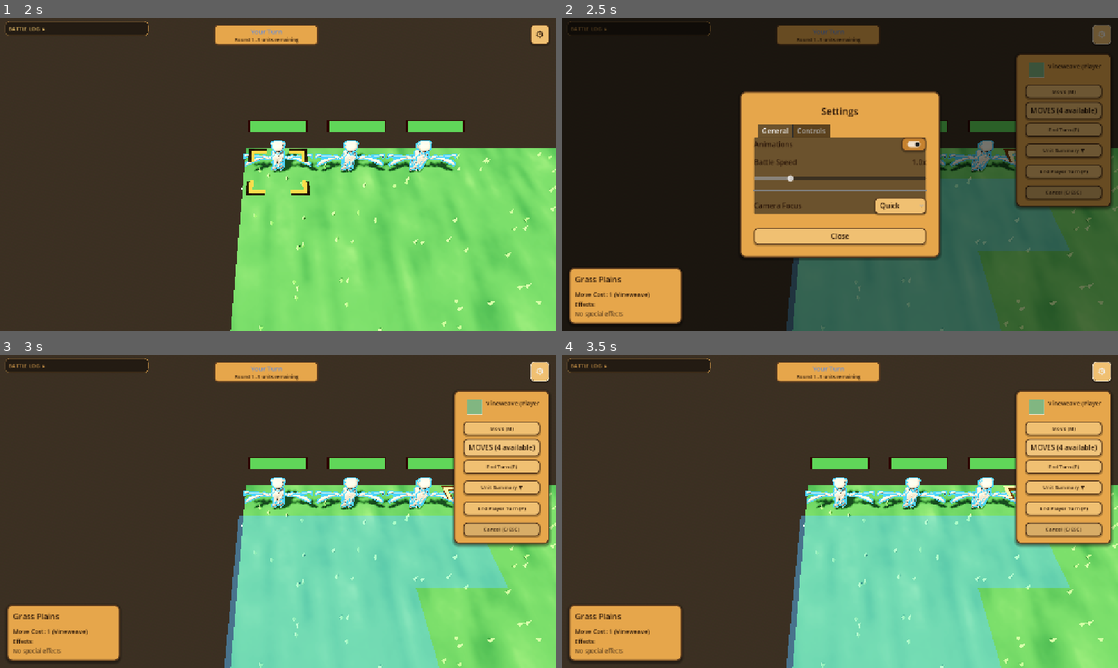
Above: before the commit, frames 1-4 (two rows, left to right).
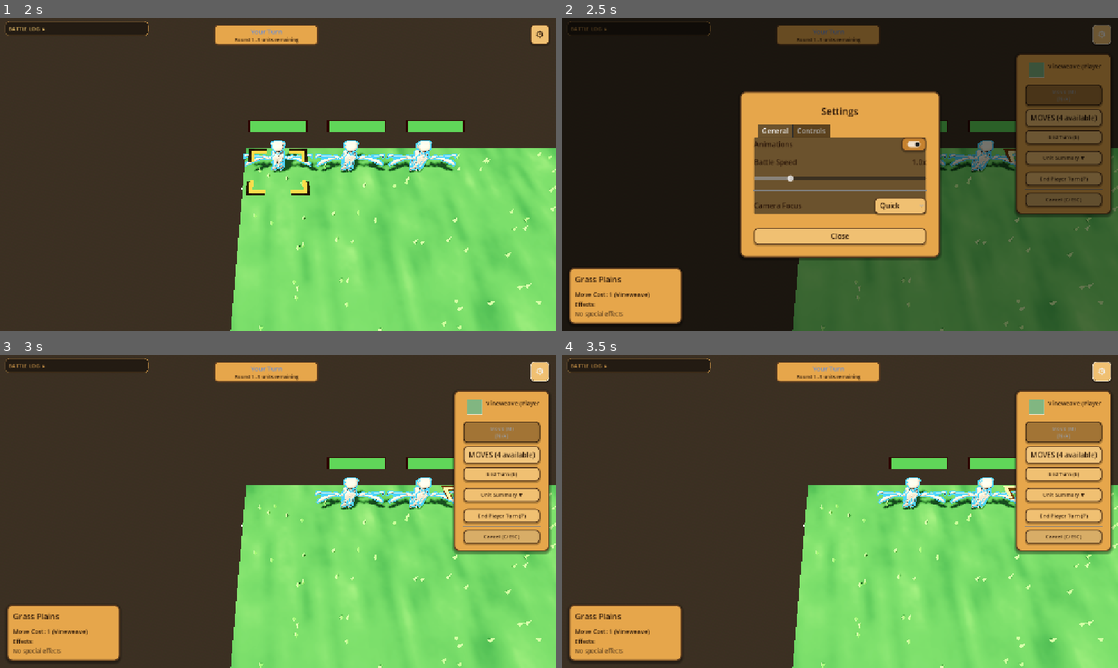
Above: after the commit, the same moments.

Repository: K-ennethA/Conquest
Game: Godot game, scene res://game/world/GameWorld.tscn
The game is run twice, just before and just after one commit, with the same random seed, the same clock (stepped at 60 frames per second) and the same inputs. This scene is started directly instead of the project's main scene.
Inputs (mouse positions are in pixels of both pictures, inside the frame that each line leads up to):
- Up to frame 1 (2 s): click "⚙" at 0.5 s; click "BATTLE LOG ▸" at 1.25 s
- Up to frame 2 (2.5 s): tap Enter (confirm) at 2 s; move the mouse to (962, 158) at 2.02 s; hold Right (cursor_right) from 2.03 s (still down); tap S (camera_pan_down) at 2.1 s; click (962, 158) at 2.17 s; tap Space at 2.27 s
- Up to frame 3 (3 s): release Right (cursor_right) at 2.75 s; click "MOVES (4 available)" at 2.75 s
- Up to frame 4 (3.5 s): no input

Frame 1 is identical in both runs. In frame 2, 15% of the frame differs, in the area x 40-99%, y 21-100%; in frame 3, 25%, in the area x 40-100%, y 21-100%; in frame 4, 25%.

Commit message:
feat(movement): walk through allies; add ThreatResolver (danger zone / attack fringe)
MovementResolver: GROUND/FLYING movers may path through cells held only by
allies of the mover (board.are_allies), never through enemies, and still
cannot stop on any occupied cell. No mover / no allegiance query keeps the
old any-occupant-blocks rule.

ThreatResolver: pure, board-agnostic threat computation -- stand cells
(reachable + origin), offensive moves usable next turn, per-move aim cells
(effective range, high-ground bonus, melee over stair links, LOS, area
footprints), per-unit {move, attack, fringe} and the combined danger zone.

Co-Authored-By: Claude Opus 5.5 <noreply@anthropic.com>
Claude-Session: https://claude.ai/code/session_0162bpEGUe9eHwfx1BhGZr9d

Diff:
--- /dev/null
+++ b/game/combat/ThreatResolver.gd
@@ -0,0 +1,194 @@
+extends RefCounted
+class_name ThreatResolver
+
+## THREAT RANGES -- "where could this unit hit next turn?" (Fire Emblem's danger zone,
+## the red attack fringe around a selected unit's blue move range).
+##
+## For a unit: every cell it could STAND on this turn (its [MovementResolver]
+## reachable set PLUS its own cell), and from each of those every cell one of its
+## OFFENSIVE moves could legally be aimed at (its effective max range, height bonus
+## and melee-over-a-stair included -- [method TargetingPattern.in_reach] -- and line
+## of sight where the pattern needs it). Area moves also count the cells their
+## footprint would cover from that aim.
+##
+## Pure (reads the board, mutates nothing) and board-agnostic: any board that
+## satisfies [MovementResolver]'s duck-typed interface works, so the whole thing is
+## unit-testable against a mock. Cells are [Vector3i](col, row, floor) -- see [Cells].
+##
+## Deliberately NOT modelled (a danger zone is a planning aid, not a proof): the
+## pattern's situational constraints ([member TargetingPattern.requires_empty_cell] /
+## [member TargetingPattern.requires_adjacent_enemy]) and whether a target would
+## actually be standing there -- only reach is shown.
+
+## Offensive moves [param unit] could use on its NEXT turn: moves whose (mode-aware)
+## effects include a [DamageEffect], aimed at enemies / any unit / tiles (not SELF or
+## ALLY), that still have charges and are off cooldown by then (remaining <= 1).
+static func offensive_moves(unit) -> Array[MoveResource]:
+	var out: Array[MoveResource] = []
+	if unit == null or not unit.has_method("get_moveset"):
+		return out
+	var controller = unit.get_moveset_controller() if unit.has_method("get_moveset_controller") else null
+	for move in unit.get_moveset():
+		if move == null:
+			continue
+		var pattern: TargetingPattern = move.targeting_for(unit)
+		if pattern == null:
+			continue
+		if pattern.target_kind == CombatTypes.TargetKind.SELF or pattern.target_kind == CombatTypes.TargetKind.ALLY:
+			continue
+		var deals_damage := false
+		for e in move.effects_for(unit):
+			if e is DamageEffect:
+				deals_damage = true
+				break
+		if not deals_damage:
+			continue
+		if controller != null:
+			if controller.has_method("uses_left") and int(controller.uses_left(move)) == 0:
+				continue
+			if controller.has_method("remaining") and int(controller.remaining(move)) > 1:
+				continue
+		out.append(move)
+	return out
+
+
+## Cells [param unit] can stand on: its reachable set plus its own cell (first).
+## [param respect_turn_state] = true uses only its current cell once it has already
+## moved this turn (can_move() false) -- right for a friendly unit's live fringe.
+## false (the danger-zone default) assumes a fresh turn: full movement.
+static func stand_cells(unit, board, respect_turn_state: bool = false) -> Array[Vector3i]:
+	var out: Array[Vector3i] = []
+	if unit == null or board == null:
+		return out
+	var origin: Vector3i = board.cell_of(unit)
+	out.append(origin)
+	if respect_turn_state and unit.has_method("can_move") and not unit.can_move():
+		return out
+	var profile = unit.get_movement_profile() if unit.has_method("get_movement_profile") else null
+	if profile == null:
+		return out
+	for c in MovementResolver.new().reachable_cells(origin, profile, board, unit):
+		out.append(c)
+	return out
+
+
+## Every cell [param move] could affect when [param unit] stands on [param stand]:
+## the legal aim cells plus, for an area pattern, each aim's footprint. Aims into
+## the air on an upper floor, or off the board, are skipped.
+static func move_threat_from(stand: Vector3i, move: MoveResource, unit, board, into: Dictionary = {}) -> Dictionary:
+	var pattern: TargetingPattern = move.targeting_for(unit)
+	if pattern == null:
+		return into
+	var bonus := MoveResource.range_bonus_of(unit)
+	var reach: int = pattern.effective_max_range(bonus) + Elevation.HIGH_GROUND_RANGE_BONUS
+	var floors := _floor_count(board)
+	var area := pattern.area_shape != CombatTypes.AreaShape.SINGLE
+	for f in range(floors):
+		var r: int = reach - absi(f - stand.z)
+		if r < 0:
+			continue
+		for dx in range(-r, r + 1):
+			var span: int = r - absi(dx)
+			for dy in range(-span, span + 1):
+				var aim := Vector3i(stand.x + dx, stand.y + dy, f)
+				if not area and into.has(aim):
+					continue  # already threatened -- skip the (costlier) legality test
+				if not _aimable(board, aim):
+					continue
+				if not pattern.in_reach(stand, aim, board, bonus):
+					continue
+				if pattern.needs_line_of_sight(stand, aim) and not _linked_melee(pattern, stand, aim, board) \
+						and not LineOfSight.has_line_of_sight(board, stand, aim, true):
+					continue
+				if area:
+					for c in pattern.resolve_cells(stand, aim):
+						if _aimable(board, c):
+							into[c] = true
+				else:
+					into[aim] = true
+	return into
+
+
+## The full threat picture for one unit:
+##   "move"   : Array[Vector3i] -- cells it can stand on (its own cell first)
+##   "attack" : Array[Vector3i] -- every cell it could hit from any of those
+##   "fringe" : Array[Vector3i] -- attack cells it cannot stand on (the red border)
+## All sorted with [method Cells.less]. See [method stand_cells] for
+## [param respect_turn_state].
+static func unit_threat(unit, board, respect_turn_state: bool = false) -> Dictionary:
+	var stands := stand_cells(unit, board, respect_turn_state)
+	var hit := {}
+	var moves := offensive_moves(unit)
+	for s in stands:
+		for m in moves:
+			move_threat_from(s, m, unit, board, hit)
+	var stand_set := {}
+	for s in stands:
+		stand_set[s] = true
+	var attack: Array[Vector3i] = []
+	var fringe: Array[Vector3i] = []
+	for c in hit.keys():
+		attack.append(c)
+		if not stand_set.has(c):
+			fringe.append(c)
+	attack.sort_custom(Cells.less)
+	fringe.sort_custom(Cells.less)
+	return { "move": stands, "attack": attack, "fringe": fringe }
+
+
+## Union of the attack cells of every unit in [param units] (the DANGER ZONE when
+## given all hostile units). Sorted with [method Cells.less].
+static func combined_threat(units: Array, board) -> Array[Vector3i]:
+	var hit := {}
+	for u in units:
+		if u == null or not _alive(u):
+			continue
+		for c in unit_threat(u, board)["attack"]:
+			hit[c] = true
+	var out: Array[Vector3i] = []
+	for c in hit.keys():
+		out.append(c)
+	out.sort_custom(Cells.less)
+	return out
+
+
+## Living units on [param board] for which [param is_hostile](unit) is true. Used to
+## pick the danger-zone units (e.g. "not owned by the local human player").
+static func hostile_units(board, is_hostile: Callable) -> Array:
+	var out: Array = []
+	if board == null or not board.has_method("all_units"):
+		return out
+	for u in board.all_units():
+		if u != null and _alive(u) and bool(is_hostile.call(u)):
+			out.append(u)
+	return out
+
+
+# --- helpers -------------------------------------------------------------------
+
+static func _aimable(board, cell: Vector3i) -> bool:
+	if board == null:
+		return true
+	if board.has_method("in_bounds") and not bool(board.in_bounds(cell)):
+		return false
+	if cell.z > 0 and board.has_method("has_tile") and not bool(board.has_tile(cell)):
+		return false
+	return true
+
+
+static func _linked_melee(pattern: TargetingPattern, stand: Vector3i, aim: Vector3i, board) -> bool:
+	return pattern.is_melee() and stand.z != aim.z and board != null \
+		and board.has_method("are_linked") and bool(board.are_linked(stand, aim))
+
+
+static func _floor_count(board) -> int:
+	if board != null and board.has_method("floor_count"):
+		return maxi(1, int(board.floor_count()))
+	return 1
+
+
+static func _alive(unit) -> bool:
+	if unit.has_method("is_alive"):
+		return bool(unit.is_alive())
+	var hp = unit.get("hp")
+	return hp == null or int(hp) > 0
--- a/game/movement/MovementResolver.gd
+++ b/game/movement/MovementResolver.gd
@@ -49,14 +49,22 @@
 ##
 ## [b]Per-kind rules[/b] ([enum CombatTypes.MovementKind]):
 ## [ul]
-## GROUND  — cannot path through or end on blocked (walls), occupied or air cells.
-## FLYING  — ignores walls (`is_blocked`) entirely; blocked by units in its path
-##           and may not end on an occupied or air cell.
+## GROUND  — cannot path through or end on blocked (walls) or air cells, nor end on
+##           an occupied cell. May path THROUGH a cell held only by ALLIES of the
+##           mover (Fire Emblem style) but never through an enemy.
+## FLYING  — ignores walls (`is_blocked`) entirely; may pass allies like GROUND but
+##           is blocked by enemy units in its path and may not end on an occupied or
+##           air cell.
 ## PHASING — ignores walls and units while pathing (never air); may not end on an
 ##           occupied cell.
 ## [/ul]
 ## TELEPORT reachability ignores everything for pathing but still may not land on
 ## an occupied cell (respecting the profile's kind for the destination).
+##
+## [b]Allies:[/b] "ally" is answered by the board's [code]are_allies(mover, other)[/code]
+## (plus [code]units_at[/code]); with no mover, or a board lacking either query, every
+## occupant blocks exactly as before. A pass-through cell is recorded in the search
+## (so [method path_to] routes through it) but is never returned as a destination.
 
 const ORTHOGONAL_OFFSETS: Array[Vector3i] = [
 	Vector3i(1, 0, 0), Vector3i(-1, 0, 0), Vector3i(0, 1, 0), Vector3i(0, -1, 0),
@@ -320,17 +328,35 @@
 
 
 ## Whether the pathfinder may move [i]through[/i] (or into) a cell for a kind.
-static func _can_traverse(cell: Vector3i, kind: CombatTypes.MovementKind, board) -> bool:
+## [param mover] (optional) lets the mover pass through cells held only by its allies.
+static func _can_traverse(cell: Vector3i, kind: CombatTypes.MovementKind, board, mover = null) -> bool:
 	if not _structure_allows(board, cell, kind, false):
 		return false
 	match kind:
 		CombatTypes.MovementKind.GROUND:
-			return not _is_blocked(board, cell) and not _is_occupied(board, cell)
+			return not _is_blocked(board, cell) and not _blocks_passage(board, mover, cell)
 		CombatTypes.MovementKind.FLYING:
-			return not _is_occupied(board, cell)
+			return not _blocks_passage(board, mover, cell)
 		CombatTypes.MovementKind.PHASING:
 			return true
 	return true
+
+
+## True when [param cell] holds a living unit that [param mover] may NOT walk
+## through: anyone who is not the mover itself and not the mover's ally. With no
+## mover, or a board that cannot answer allegiance, any occupant blocks (the
+## original rule).
+static func _blocks_passage(board, mover, cell: Vector3i) -> bool:
+	if board == null:
+		return false
+	if mover == null or not board.has_method("units_at") or not board.has_method("are_allies"):
+		return _is_occupied(board, cell)
+	for u in board.units_at(cell):
+		if u == null or u == mover or not _unit_alive(u):
+			continue
+		if not bool(board.are_allies(mover, u)):
+			return true
+	return false
 
 
 ## Whether a unit of the given kind may end its movement on a cell. No kind may
@@ -353,7 +379,7 @@
 static func _can_enter(unit, cell: Vector3i, kind: CombatTypes.MovementKind, board) -> bool:
 	var fp := _footprint_of(unit)
 	if fp == Vector2i.ONE:
-		return _can_traverse(cell, kind, board)
+		return _can_traverse(cell, kind, board, unit)
 	return _span_allows(unit, cell, fp, kind, board, false)
 
 
@@ -381,12 +407,14 @@
 				return false
 			if not _structure_allows(board, c, kind, stopping):
 				return false
+			# Stopping needs the cell free of everyone else; passing only of non-allies.
+			var occupied: bool = _occupied_by_other(board, unit, c) if stopping else _blocks_passage(board, unit, c)
 			match kind:
 				CombatTypes.MovementKind.GROUND:
-					if _is_blocked(board, c) or _occupied_by_other(board, unit, c):
+					if _is_blocked(board, c) or occupied:
 						return false
 				CombatTypes.MovementKind.FLYING:
-					if _occupied_by_other(board, unit, c):
+					if occupied:
 						return false
 				CombatTypes.MovementKind.PHASING:
 					# Phases through everything while pathing; still cannot land on a unit.
--- /dev/null
+++ b/tests/unit/test_threat_resolver.gd
@@ -0,0 +1,252 @@
+extends GutTest
+
+## ThreatResolver (danger zone / attack fringe) and MovementResolver's
+## walk-through-allies rule. Headless: a BoardAdapter over mock units on a plain
+## Grid (flat, cost-1 terrain), plus the multi-floor bridge fixture for floors.
+
+const BRIDGE_MAP := "res://game/maps/resources/test_bridge_map.tres"
+
+
+class MockOwner extends RefCounted:
+	var id: int = 0
+
+
+class MockUnit extends RefCounted:
+	var position: Vector3 = Vector3.ZERO
+	var owner_player = null
+	var hp: int = 10
+	var moves: Array[MoveResource] = []
+	var profile: MovementProfile = null
+	var moved: bool = false
+	var controller = null
+	func is_alive() -> bool:
+		return hp > 0
+	func get_moveset() -> Array[MoveResource]:
+		return moves
+	func get_movement_profile():
+		return profile
+	func get_moveset_controller():
+		return controller
+	func can_move() -> bool:
+		return not moved
+
+
+var grid: Grid
+var p0: MockOwner
+var p1: MockOwner
+
+
+func before_each() -> void:
+	grid = Grid.new()
+	grid.size = Vector3(10, 0, 10)
+	p0 = MockOwner.new()
+	p1 = MockOwner.new()
+	p1.id = 1
+
+
+func _unit(cell: Vector3i, owner, move_range: int, moves: Array = []) -> MockUnit:
+	var u := MockUnit.new()
+	u.position = Cells.cell_to_world(cell) + Vector3(0, 0.1, 0)
+	u.owner_player = owner
+	u.profile = MovementProfile.create(&"t", "t", CombatTypes.MovementKind.GROUND, move_range, MovementProfile.Shape.ORTHOGONAL)
+	for m in moves:
+		u.moves.append(m)
+	return u
+
+
+func _attack(min_r: int, max_r: int, kind := CombatTypes.TargetKind.ENEMY, damage := true) -> MoveResource:
+	var m := MoveResource.new()
+	m.move_id = StringName("atk_%d_%d_%d" % [min_r, max_r, kind])
+	var p := TargetingPattern.new()
+	p.target_kind = kind
+	p.min_range = min_r
+	p.max_range = max_r
+	m.targeting = p
+	if damage:
+		var d := DamageEffect.new()
+		d.power = 5
+		m.effects = [d]
+	else:
+		m.effects = [HealEffect.new()]
+	return m
+
+
+func _board(units: Array) -> BoardAdapter:
+	return BoardAdapter.new(grid, units)
+
+
+# --- offensive_moves --------------------------------------------------------------
+
+func test_offensive_moves_skip_heals_and_self_moves() -> void:
+	var strike := _attack(1, 1)
+	var heal := _attack(1, 2, CombatTypes.TargetKind.ALLY, false)
+	var buff := _attack(0, 0, CombatTypes.TargetKind.SELF)
+	var u := _unit(Vector3i(0, 0, 0), p0, 3, [strike, heal, buff])
+	var got := ThreatResolver.offensive_moves(u)
+	assert_eq(got.size(), 1)
+	assert_eq(got[0], strike)
+
+
+func test_offensive_moves_skip_exhausted_and_long_cooldowns() -> void:
+	var strike := _attack(1, 1)
+	var nuke := _attack(1, 3)
+	nuke.cooldown = 3
+	var u := _unit(Vector3i(0, 0, 0), p0, 3, [strike, nuke])
+	var ctl := MovesetController.new()
+	ctl.on_used(nuke)  # 3 turns of cooldown left
+	u.controller = ctl
+	assert_eq(ThreatResolver.offensive_moves(u), [strike] as Array[MoveResource])
+	ctl.tick_cooldowns()
+	ctl.tick_cooldowns()  # 1 left -> ready again next turn
+	assert_eq(ThreatResolver.offensive_moves(u).size(), 2)
+	autofree(ctl)
+
+
+# --- unit_threat ------------------------------------------------------------------
+
+func test_melee_threat_is_move_range_plus_one() -> void:
+	var u := _unit(Vector3i(5, 5, 0), p1, 2, [_attack(1, 1)])
+	var t := ThreatResolver.unit_threat(u, _board([u]))
+	# Stand diamond radius 2 + reach 1 = diamond radius 3 (25 cells incl. centre).
+	assert_eq(t["attack"].size(), 25)
+	assert_true(t["attack"].has(Vector3i(5, 8, 0)))
+	assert_false(t["attack"].has(Vector3i(5, 9, 0)))
+	assert_eq(t["move"][0], Vector3i(5, 5, 0), "own cell is the first stand cell")
+	assert_eq(t["move"].size(), 13, "diamond radius 2")
+	assert_eq(t["fringe"].size(), 12, "the ring at distance 3")
+	for c in t["fringe"]:
+		assert_eq(Cells.distance(c, Vector3i(5, 5, 0)), 3)
+
+
+func test_ranged_min_range_still_covered_from_other_cells() -> void:
+	# Range 2..2 bow, no movement: the cells at distance 1 are NOT threatened.
+	var u := _unit(Vector3i(5, 5, 0), p1, 0, [_attack(2, 2)])
+	var t := ThreatResolver.unit_threat(u, _board([u]))
+	assert_false(t["attack"].has(Vector3i(5, 6, 0)), "dead zone up close")
+	assert_true(t["attack"].has(Vector3i(5, 7, 0)))
+	assert_true(t["attack"].has(Vector3i(6, 6, 0)))
+	# With 1 move it can step back and cover the adjacent cells.
+	var u2 := _unit(Vector3i(5, 5, 0), p1, 1, [_attack(2, 2)])
+	var t2 := ThreatResolver.unit_threat(u2, _board([u2]))
+	assert_true(t2["attack"].has(Vector3i(5, 6, 0)))
+
+
+func test_threat_respects_blockers_and_bounds() -> void:
+	# An enemy wall of player units boxes the attacker in a corner.
+	var att := _unit(Vector3i(0, 0, 0), p1, 3, [_attack(1, 1)])
+	var b1 := _unit(Vector3i(1, 0, 0), p0, 0)
+	var b2 := _unit(Vector3i(0, 1, 0), p0, 0)
+	var t := ThreatResolver.unit_threat(att, _board([att, b1, b2]))
+	assert_eq(t["move"], [Vector3i(0, 0, 0)] as Array[Vector3i], "cannot move through enemies")
+	assert_eq(t["attack"].size(), 2, "only the two adjacent blockers are in reach")
+	for c in t["attack"]:
+		assert_true(c.x >= 0 and c.y >= 0, "never off the board")
+
+
+func test_respect_turn_state_uses_current_cell_only() -> void:
+	var u := _unit(Vector3i(5, 5, 0), p0, 3, [_attack(1, 1)])
+	u.moved = true
+	var t := ThreatResolver.unit_threat(u, _board([u]), true)
+	assert_eq(t["move"].size(), 1)
+	assert_eq(t["attack"].size(), 4)
+	var fresh := ThreatResolver.unit_threat(u, _board([u]), false)
+	assert_gt(fresh["attack"].size(), 4, "danger zone assumes a fresh turn")
+
+
+func test_no_offensive_moves_means_no_threat() -> void:
+	var u := _unit(Vector3i(5, 5, 0), p1, 3, [_attack(1, 2, CombatTypes.TargetKind.ALLY, false)])
+	var t := ThreatResolver.unit_threat(u, _board([u]))
+	assert_eq(t["attack"].size(), 0)
+	assert_gt(t["move"].size(), 1)
+
+
+func test_area_move_threatens_its_footprint() -> void:
+	var blast := _attack(2, 2, CombatTypes.TargetKind.TILE)
+	blast.targeting.area_shape = CombatTypes.AreaShape.DIAMOND
+	blast.targeting.area_size = 1
+	var u := _unit(Vector3i(5, 5, 0), p1, 0, [blast])
+	var t := ThreatResolver.unit_threat(u, _board([u]))
+	assert_true(t["attack"].has(Vector3i(5, 8, 0)), "footprint reaches one past the aim")
+	assert_true(t["attack"].has(Vector3i(5, 6, 0)), "and one short of it")
+	assert_false(t["attack"].has(Vector3i(5, 5, 0)), "caster tile excluded")
+
+
+func test_combined_threat_is_union() -> void:
+	var a := _unit(Vector3i(1, 1, 0), p1, 0, [_attack(1, 1)])
+	var b := _unit(Vector3i(8, 8, 0), p1, 0, [_attack(1, 1)])
+	var board := _board([a, b])
+	var all := ThreatResolver.combined_threat([a, b], board)
+	assert_eq(all.size(), 8)
+	assert_true(all.has(Vector3i(1, 2, 0)))
+	assert_true(all.has(Vector3i(8, 7, 0)))
+	var sorted := all.duplicate()
+	sorted.sort_custom(Cells.less)
+	assert_eq(all, sorted, "deterministic order")
+
+
+func test_hostile_units_filter() -> void:
+	var a := _unit(Vector3i(1, 1, 0), p1, 0)
+	var b := _unit(Vector3i(2, 2, 0), p0, 0)
+	var dead := _unit(Vector3i(3, 3, 0), p1, 0)
+	dead.hp = 0
+	var board := _board([a, b, dead])
+	var hostile := ThreatResolver.hostile_units(board, func(u): return u.owner_player == p1)
+	assert_eq(hostile, [a])
+
+
+# --- Multi-floor ------------------------------------------------------------------
+
+func test_melee_threat_climbs_stairs_but_not_straight_up() -> void:
+	var g := Grid.new()
+	g.size = Vector3(9, 0, 7)
+	grid = g
+	var u := _unit(Vector3i(0, 1, 0), p1, 1, [_attack(1, 1)])
+	var board := BoardAdapter.new(g, [u]).configure_from_map(load(BRIDGE_MAP))
+	var t := ThreatResolver.unit_threat(u, board)
+	# Moves to the stair foot (1,1,0); the melee reaches the stair top across the link.
+	assert_true(t["attack"].has(Vector3i(2, 1, 1)), "stair top is in melee reach from the foot")
+	assert_false(t["attack"].has(Vector3i(1, 1, 1)), "air above the foot is never a target")
+
+
+# --- Walk through allies ------------------------------------------------------------
+
+func test_ground_walks_through_ally_but_not_enemy() -> void:
+	var mover := _unit(Vector3i(0, 0, 0), p0, 3)
+	var ally := _unit(Vector3i(1, 0, 0), p0, 0)
+	var g := Grid.new()
+	g.size = Vector3(6, 0, 1)
+	grid = g
+	var board := BoardAdapter.new(g, [mover, ally])
+	var r := MovementResolver.new()
+	var cells := r.reachable_cells(Vector3i(0, 0, 0), mover.profile, board, mover)
+	assert_false(cells.has(Vector3i(1, 0, 0)), "may not STOP on the ally")
+	assert_true(cells.has(Vector3i(2, 0, 0)), "walks through the ally")
+	assert_true(cells.has(Vector3i(3, 0, 0)))
+	assert_eq(r.path_to(Vector3i(2, 0, 0)),
+		[Vector3i(0, 0, 0), Vector3i(1, 0, 0), Vector3i(2, 0, 0)] as Array[Vector3i],
+		"the path goes through the ally's cell")
+
+	var enemy := _unit(Vector3i(1, 0, 0), p1, 0)
+	var board2 := BoardAdapter.new(g, [mover, enemy])
+	var cells2 := MovementResolver.new().reachable_cells(Vector3i(0, 0, 0), mover.profile, board2, mover)
+	assert_eq(cells2.size(), 0, "an enemy still blocks the corridor")
+
+
+func test_no_mover_keeps_old_blocking_rule() -> void:
+	var mover := _unit(Vector3i(0, 0, 0), p0, 3)
+	var ally := _unit(Vector3i(1, 0, 0), p0, 0)
+	var g := Grid.new()
+	g.size = Vector3(6, 0, 1)
+	var board := BoardAdapter.new(g, [mover, ally])
+	var cells := MovementResolver.new().reachable_cells(Vector3i(0, 0, 0), mover.profile, board)
+	assert_eq(cells.size(), 0, "without a mover, every occupant blocks")
+
+
+func test_flyer_passes_allies_too() -> void:
+	var g := Grid.new()
+	g.size = Vector3(6, 0, 1)
+	var mover := _unit(Vector3i(0, 0, 0), p0, 3)
+	mover.profile = MovementProfile.create(&"f", "f", CombatTypes.MovementKind.FLYING, 3, MovementProfile.Shape.ORTHOGONAL)
+	var ally := _unit(Vector3i(1, 0, 0), p0, 0)
+	var board := BoardAdapter.new(g, [mover, ally])
+	assert_true(MovementResolver.new().reachable_cells(Vector3i(0, 0, 0), mover.profile, board, mover).has(Vector3i(2, 0, 0)))
Not shown, added: game/combat/ThreatResolver.gd.uid
Not shown, added: tests/unit/test_threat_resolver.gd.uid
